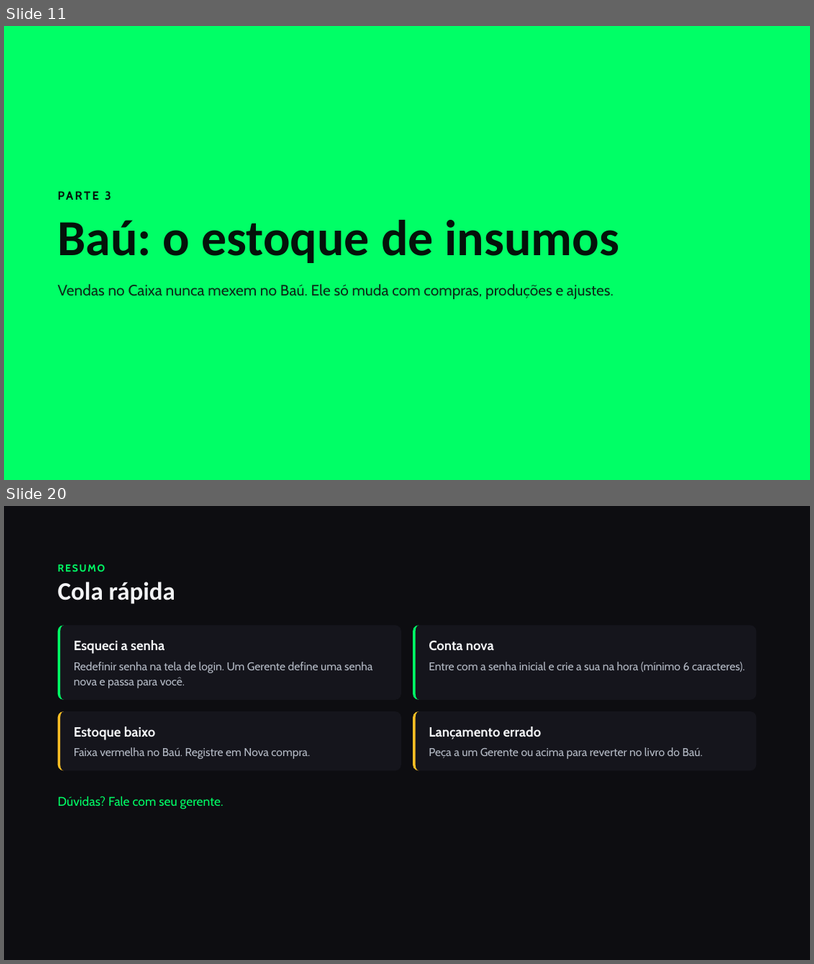
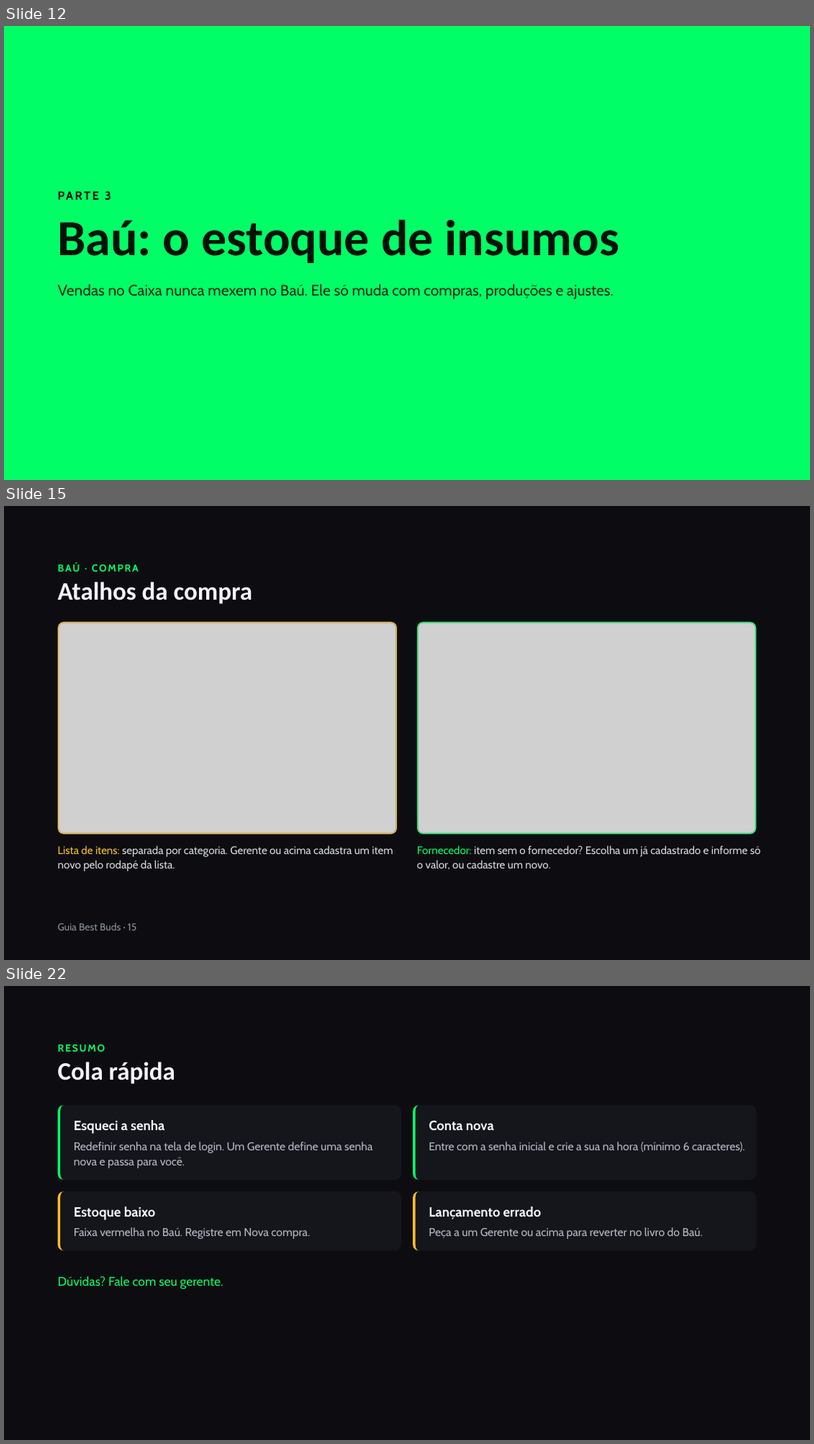
Before and after one commit to BESTBUDSOFC/BESTBUDS, a slide deck: docs/Guia_do_Sistema_Best_Buds.pptx. Shown one above the other, each under a label of ours: slides 11 and 20 before the commit, slides 12, 15 and 22 after it; the slides between them are not shown. The pictures are 814x964 and 814x1444 pixels, drawn with LibreOffice and Linux fonts; fonts in the diff are those of the drawing; grey boxes stand for pictures. Boxes give left, top, right and bottom in pixels: in the first picture for what was removed or moved away, otherwise in the second. Text is boxed around its words. In the diff, an @@ line names an element or a change of style, - is before the commit and + after.

```diff
--- a/docs/Guia_do_Sistema_Best_Buds.pptx
+++ b/docs/Guia_do_Sistema_Best_Buds.pptx
@@ slide 15 added at box(4, 506, 810, 960), background #0D0D11 @@
@@ text added at box(58, 563, 139, 572), 12 pt, text #00FF66, bold @@
+BAÚ · COMPRA
@@ text added at box(58, 582, 252, 604), 30 pt, text #F3F4F6, bold @@
+Atalhos da compra
@@ picture added at box(59, 623, 396, 834) @@
@@ rounded rectangle added at box(59, 622, 397, 834), outline #FBBF24 1 pt @@
@@ rounded rectangle added at box(418, 622, 756, 834), outline #00FF66 1 pt @@
@@ picture added at box(419, 623, 756, 834) @@
@@ text added at box(58, 845, 393, 871), 13 pt, text #D5D9E0 @@
+Lista de itens: separada por categoria. Gerente ou acima cadastra um item novo pelo rodapé da lista.
@@ text added at box(417, 845, 761, 870), 13 pt, text #D5D9E0 @@
+Fornecedor: item sem o fornecedor? Escolha um já cadastrado e informe só o valor, ou cadastre um novo.
@@ text added at box(58, 922, 137, 930), 12 pt, text #8A909C @@
+Guia Best Buds · 15
@@ what was slide 11 is now slide 12 @@
@@ what was slide 20 is now slide 22 @@
```
Also in this commit, not shown: 17 slides changed, 1 other slide added.
